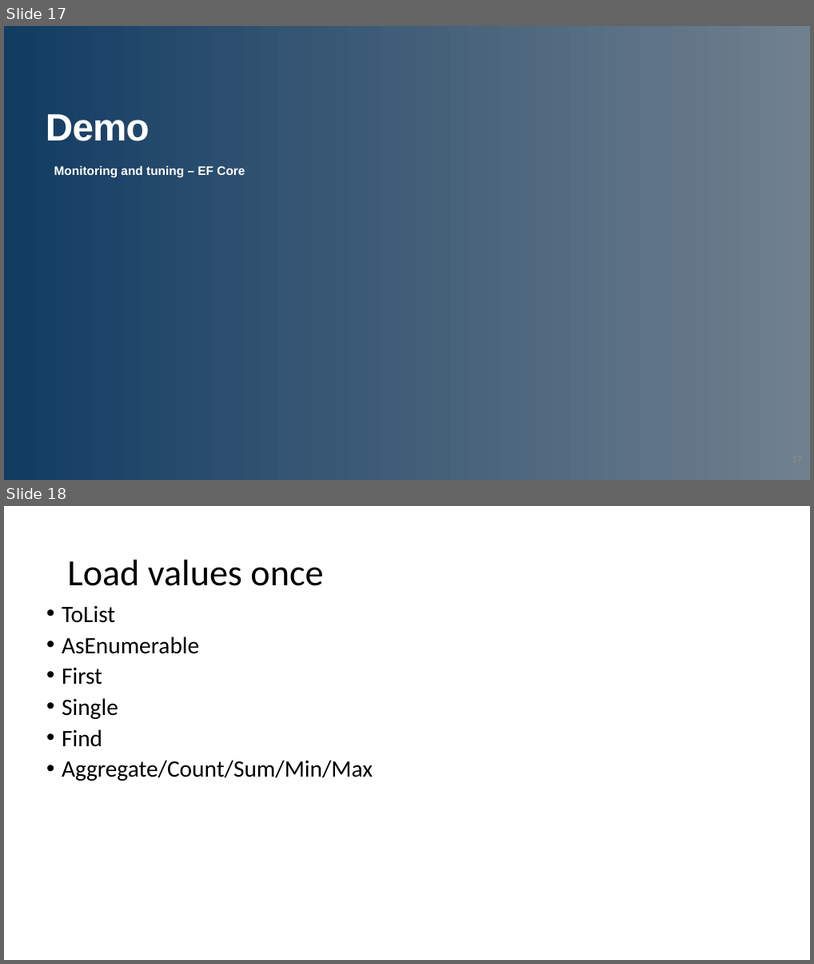
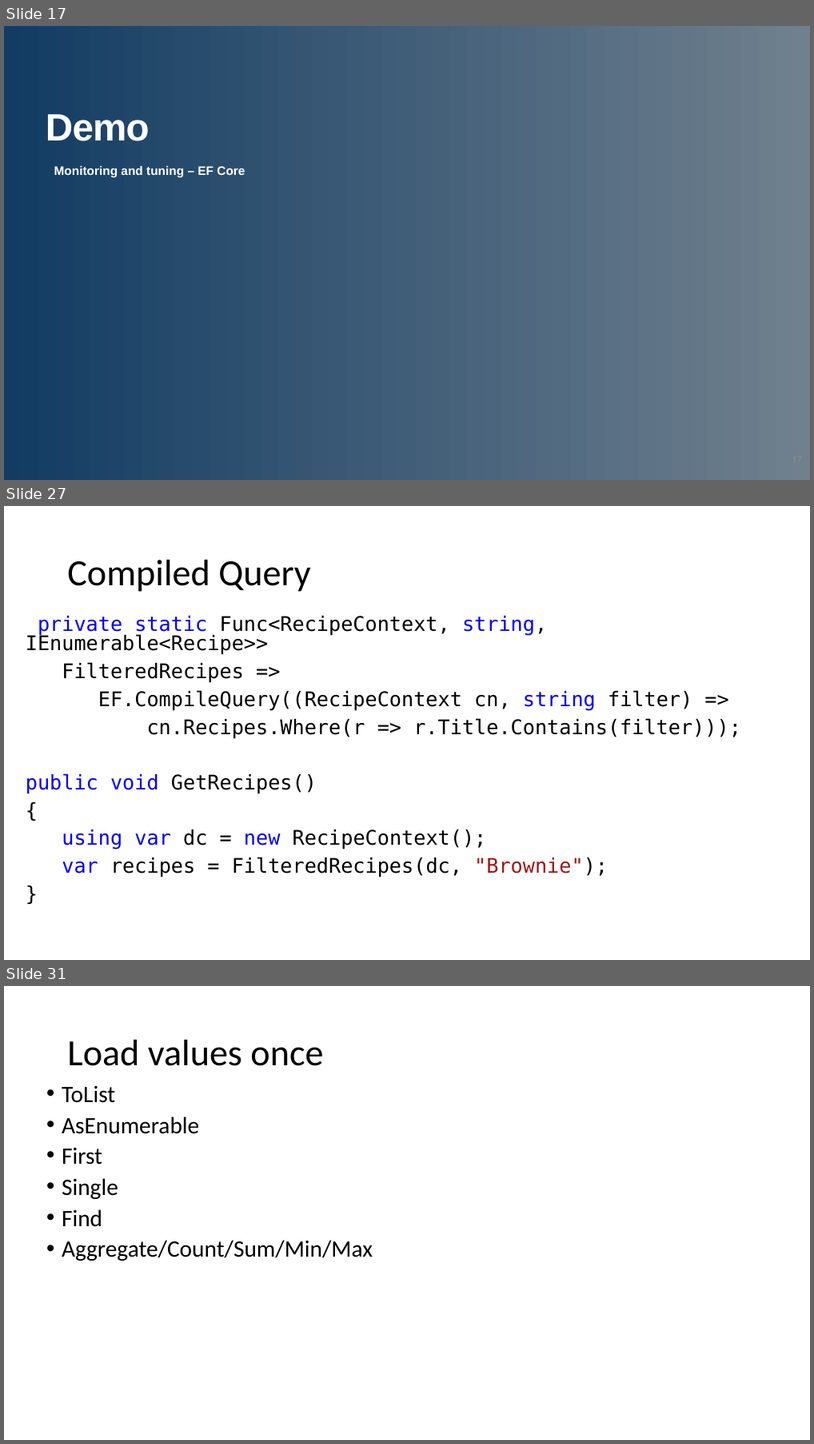
Before and after one commit to jwooley/RecipeWebApi, a slide deck: EFPerf.pptx. Shown one above the other, each under a label of ours: slides 17 and 18 before the commit, slides 17, 27 and 31 after it; the slides between them are not shown. The pictures are 814x964 and 814x1444 pixels, drawn with LibreOffice and Linux fonts; fonts in the diff are those of the drawing; background and template pictures are left out. Boxes give left, top, right and bottom in pixels: in the first picture for what was removed or moved away, otherwise in the second. Text is boxed around its words. In the diff, an @@ line names an element or a change of style, - is before the commit and + after.

```diff
--- a/EFPerf.pptx
+++ b/EFPerf.pptx
@@ slide 27 added at (x1=4, y1=506, x2=810, y2=960), background #FFFFFF @@
@@ title added at (x1=67, y1=560, x2=310, y2=592), 33 pt, text #000000 @@
+Compiled Query
@@ text added at (x1=26, y1=616, x2=742, y2=877), 18 pt, text #000000 @@
+private static Func<RecipeContext, string, IEnumerable<Recipe>>
+FilteredRecipes =>
+EF.CompileQuery((RecipeContext cn, string filter) =>
+cn.Recipes.Where(r => r.Title.Contains(filter)));
+public void GetRecipes()
+{
+using var dc = new RecipeContext();
+var recipes = FilteredRecipes(dc, "Brownie");
+}
@@ what was slide 18 is now slide 31 @@
```
Also in this commit, not shown: 1 slide changed, 12 other slides added.
